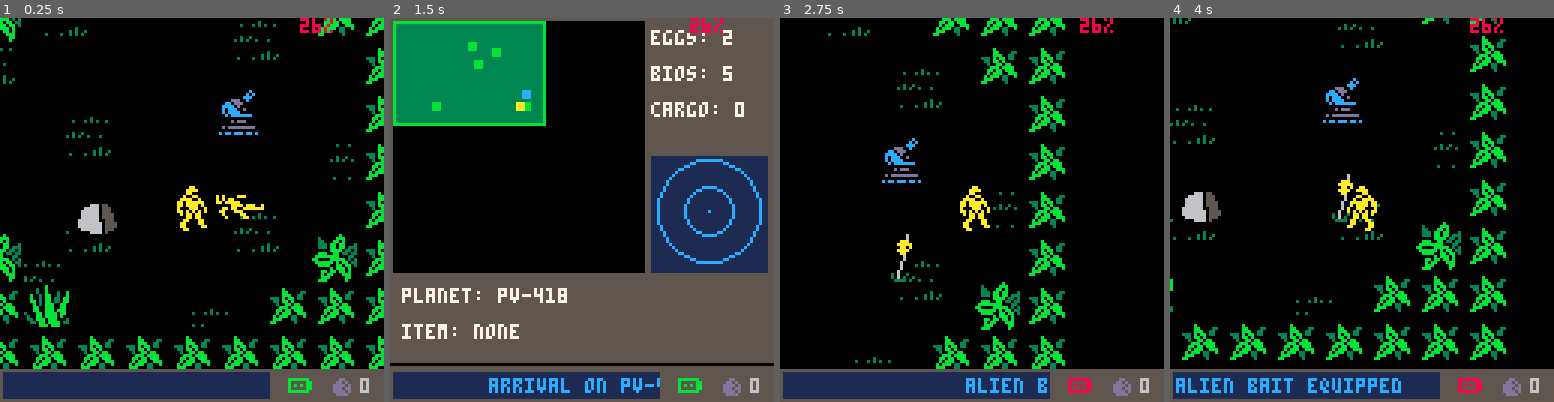
Above: before the commit, frames 1-4 (left to right).
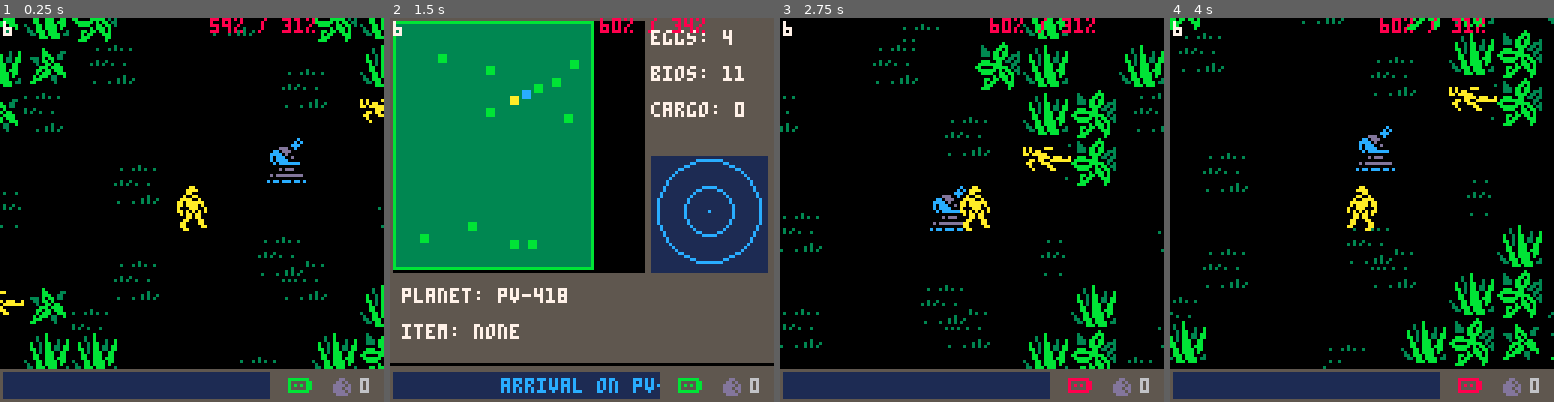
Above: after the commit, the same moments.

Repository: morningtoast/pico8-alien
Game: PICO-8 cartridge ripley.p8
The game is run twice, just before and just after one commit, with the same random seed, the same clock (stepped at 60 frames per second) and the same inputs.
Inputs:
- Up to frame 1 (0.25 s): no input
- Up to frame 2 (1.5 s): tap X (X key) at 0.33, 1.07 s; tap O (Z key) at 0.7 s
- Up to frame 3 (2.75 s): hold Right 1.6-2.1 s; tap O (Z key) at 1.7, 2.1, 2.5 s; tap X (X key) at 1.85 s; hold Up 2.15-2.42 s; hold Right from 2.47 s (still down)
- Up to frame 4 (4 s): tap O (Z key) at 2.9, 3.3, 3.7 s; tap X (X key) at 2.97 s; release Right at 3.03 s; hold Left 3.08-3.58 s; hold Down 3.63-3.97 s

The runs differ from the first frame. In frame 1, 14% of the frame differs, in the area x 0-100%, y 0-92%; in frame 2, 25%, in the area x 0-93%, y 0-98%; in frame 3, 12%; in frame 4, 16%.

Commit message:
Working well.

Diff:
--- a/ripley.p8
+++ b/ripley.p8
@@ -125,17 +125,20 @@
 
 
 		-- turn on minimap
-		if btnzp and minimap_battery<=0 then
-			generate_minimap()
-			map_mode=true
-		end
-
+		if btnzp then
+			if minimap_battery<=0 then
+				generate_minimap()
+				map_mode=true
+			else
+				add_ticker_text("wait for scanner to recharge",true)
+			end
+		end
 
 		-- use item
 		if btnxp then
 			-- beacon
 			if p_st==3 then
-				add_beacon(p_tx,p_ty)
+				add_bait(p_tx,p_ty)
 				p_st=1
 				p_spr=32
 
@@ -147,7 +150,7 @@
 
 				-- create player bullet object
 				local targets={}
-				local obj={x=p_cx,y=p_cy,c=10}
+				local obj={x=p_cx,y=p_y+5,c=10}
 				local heading=0
 
 				for a in all(actors) do
@@ -167,13 +170,12 @@
 
 				obj.dx,obj.dy = dir_calc(heading, 3)
 				obj.update=function(self)
-					for a in all(actors) do
-						if a.id==2 or a.id==1 then
+					for a in all(get_aliens()) do
 							if in_range(self.x,self.y, a.cx,a.cy, 10) then
 								chg_st(a,99)
 								del(bullets,self)
 							end
-						end
+
 					end
 				end
 
@@ -210,8 +212,9 @@
 
 		if px_inbounds(b.x,b.y) then
 			local t=get_px_tile(b.x,b.y)
+			local px,py,cx,cy=tile_to_px(t.tx,t.ty)
 			if t.occupant=="wall" then
-				if in_range(b.x,b.y, t.cx,t.cy, 12) then
+				if in_range(b.x,b.y, cx,cy, 12) then
 					del(bullets,b)
 				end
 			end
@@ -226,7 +229,7 @@
 
 function bullet_draw()
 	for b in all(bullets) do
-		circfill(b.x,b.y, 3, b.c)
+		circfill(b.x,b.y, 2, b.c)
 	end
 end
 
@@ -241,9 +244,9 @@
 -- npcs and ai
 
 
--- #beacon - attracts aliens for limited time
--- adds beacon actor to map
-function add_beacon(tx,ty)
+-- #bait - attracts aliens for limited time
+-- adds bait actor to map
+function add_bait(tx,ty)
 	x,y=tile_to_px(tx,ty)
 	local obj={
 		id=3,
@@ -276,7 +279,7 @@
 			self.t+=1
 		end,
 		draw=function(self)
-			spr(9, self.x+4,self.y, 1,2)
+			spr(11, self.x+4,self.y, 1,2)
 		end
 	}
 
@@ -319,7 +322,7 @@
 			if self.st!=99 then
 				if self.chase then pal(15,8) end -- switch to red hugger
 
-				spr(72,self.x,self.y,2,2,self.flip)
+				spr(160,self.x,self.y,2,2,self.flip)
 
 				--[[ pathing highlighting debug
 				if self.st>0 then
@@ -331,7 +334,7 @@
 				end
 				]]
 			else
-				spr(40,self.x,self.y,2,2)
+				spr(44,self.x,self.y,2,2)
 			end
 
 
@@ -374,10 +377,22 @@
 		beacon=false,
 		foo={},
 		update=function(self)
+			-- alien is always looking for player. this will skip the delay-find state of huggers
+			if self.st<10 then
+				if in_range(p_cx,p_cy, self.cx,self.cy, 40) then
+					if not self.chase then
+						chg_st(self,4)
+					end
+				else
+					self.chase=false
+				end
+			end
+
 			update_walker(self)
 
 			-- within a beacon, go there and sleep
 			if self.st==10 then
+				self.chase=false
 				local heading   = atan2(self.beacon.cx-self.x, self.beacon.cy-self.y)
 				self.dx,self.dy = dir_calc(heading, 1) -- wander speed
 				self.flip=sprite_flip(heading)
@@ -387,7 +402,7 @@
 			end
 
 			if self.st==11 then
-				if not in_range(self.beacon.cx,self.beacon.cy, self.cx,self.cy, 16) then
+				if not in_range(self.beacon.cx,self.beacon.cy, self.cx,self.cy, 10) then
 					if not move_is_blocked(self.x,self.y, self.dx,self.dy, self.hbox) then
 						self.x+=self.dx
 						self.y+=self.dy
@@ -405,8 +420,10 @@
 			if self.st!=99 then
 				if self.chase then pal(13,8) end -- switch to red when in chase
 
-				spr(1,self.x,self.y,2,2,self.flip)
-
+				spr(128,self.x,self.y,2,2,self.flip)
+
+
+				--rect(self.cx-40,self.cy-40, self.cx+40,self.cy+40, 8)
 
 				--[[ pathing highlighting debug
 				if self.st>0 then
@@ -419,7 +436,7 @@
 				]]
 			else
 				-- dead bones
-				spr(40,self.x,self.y,2,2)
+				spr(44,self.x,self.y,2,2)
 			end
 
 
@@ -438,7 +455,7 @@
 function add_sniper(tx,ty,flip)
 	local obj={
 		id=4,
-		dx=0,dy=0,
+		tx=tx,ty=ty,
 		flip=flip,
 		st=1,t=1,
 		update=function(self)
@@ -463,7 +480,7 @@
 						update=function(b)
 							if b.x>=p_cx-8 and b.x<=p_cx+8 then
 								del(bullets,b)
-								p_freeze=100
+								p_freeze=200
 							end
 						end
 					}
@@ -485,7 +502,7 @@
 			if self.st==2 then
 				if self.t>60 then
 					local t=set_tile_occupant(self.tx,self.ty, "wall")
-					t.spr=rnd_table({3,34,68})
+					t.spr=rnd_table({1,3,5})
 					del(actors,self)
 				end
 			end
@@ -498,8 +515,8 @@
 
 
 	obj.x,obj.y=tile_to_px(tx,ty)
-	obj.cx=obj.x+8
-	obj.cy=obj.y+8
+	--obj.cx=obj.x+8
+	--obj.cy=obj.y+8
 
 	add(actors, obj)
 end
@@ -535,16 +552,7 @@
 
 
 
-	-- alien is always looking for player. this will skip the delay-find state of huggers
-	if id==2 then
-		if in_range(p_cx,p_cy, self.cx,self.cy, detect_range) then
-			if not self.chase then
-				chg_st(self,4)
-			end
-		else
-			self.chase=false
-		end
-	end
+
 
 
 	-- caught the player; end state and game over
@@ -740,6 +748,17 @@
 	return false
 end
 
+-- Returns true if needle tile is within distance of haystack tile
+-- #in_range(int_needlex,int_needley, int_haystackx,int_haystacky, int_distance)
+function in_tile_range(ntx,nty, htx,hty, rng)
+	local npx,npy,ncx,ncy=tile_to_px(ntx,nty)
+	local hpx,hpy,hcx,hcy=tile_to_px(htx,hty)
+
+	return in_range(npx,npy, hpx,hpy, rng)
+end
+
+
+
 function in_hitbox(x,y, ox,oy,ow,oh)
 	if x>=ox and x<=ox+ow and y>=oy and y<=oy+oh then
 		return true
@@ -801,11 +820,13 @@
 end
 
 -- returns pixelx/pixely pair based on provided tile coordinates
--- tile_to_px(int_tilex,int_tiley)
+-- #tile_to_px(int_tilex,int_tiley)
 function tile_to_px(tx,ty)
 	local px=(tx*16)-16
 	local py=(ty*16)-16
-	return px,py
+	local cx=px+8
+	local cy=py+8
+	return px,py,cx,cy
 end
 
 
@@ -952,9 +973,6 @@
 
 	-- add start screen, replace a random screen
 	create_screen(rand(map_w)+1,rand(map_h)+1, read_spritelayout(0,0))
-	printh(p_x)
-	printh(rand(map_w)+1)
-	printh(rand(map_h)+1)
 
 	-- make a node list for pathfinding
 	-- this needs to come after map population unless you populate within initial creation above
@@ -976,6 +994,21 @@
 			end
 		end
 	end
+
+
+	-- add random aliens
+	local aliens_added=0
+	while aliens_added<current_level.aliens do
+		local t=get_random_tile("empty")
+
+		if not in_tile_range(t.tx,t.ty, p_cx,p_cy, 8) then
+			printh("add alien at "..t.tx..","..t.ty)
+			add_alien(t.tx,t.ty)
+			aliens_added+=1
+		end
+	end
+
+	--add_alien(p_tx-2,p_ty+2)
 
 
 	-- add snipers to level
@@ -1015,7 +1048,7 @@
 		-- turn left over sniper slots into bushes
 		for t in all(snipers) do
 			level_grid[t.tx][t.ty].occupant="wall"
-			level_grid[t.tx][t.ty].spr=rnd_table({3,34,68})
+			level_grid[t.tx][t.ty].spr=rnd_table({1,3,5})
 		end
 	end
 end
@@ -1033,21 +1066,21 @@
 			--bush/wall
 			if pxc==11 or pxc==3 then
 				tile.occupant="wall"
-				tile.spr=rnd_table({3,34,68})
+				tile.spr=rnd_table({1,3,5})
 				tile.w=false
 			end
 
 			-- rock wall
 			if pxc==6 then
 				tile.occupant="wall"
-				tile.spr=rnd_table({38,70})
+				tile.spr=rnd_table({76,78})
 				tile.w=false
 			end
 
 			-- sniper/bush
 			if pxc==3 and current_level.snipers>0 then
 				tile.occupant="sniper"
-				tile.spr=rnd_table({3,34,68})
+				tile.spr=rnd_table({1,3,5})
 				tile.w=false
 			end
 
@@ -1064,6 +1097,7 @@
 			-- player start; doesn't change tile attrs
 			if pxc==8 then
 				p_x,p_y=tile_to_px(tilex,tiley)
+				p_tx,p_ty=tilex,tiley
 			end
 
 
@@ -1080,7 +1114,7 @@
 function read_spritelayout(sprx,spry)
 	-- offset within spritesheet. layout sprites start at tile 0,64
 	local ox=sprx*8
-	local oy=64+(spry*8)
+	local oy=112+(spry*8)
 	local set={}
 
 	for sx=0,7 do
@@ -1114,10 +1148,10 @@
 minimap_txt_scroll=100
 
 function minimap_dot(x,y,c)
-	x1=((x-1)*2)
-	y1=((y-1)*2)
-	x2=((x-1)*2)+2
-	y2=((y-1)*2)+2
+	x1=((x-1)*2)+minimap_x
+	y1=((y-1)*2)+minimap_y
+	x2=((x-1)*2)+2+minimap_x
+	y2=((y-1)*2)+2+minimap_y
 
 	rectfill(x1,y1, x2,y2, c)
 end
@@ -1129,6 +1163,8 @@
 	minimap_txt_bio=0
 	minimap_txt_eggs=0
 	minimap_radar=0
+	minimap_x=0
+	minimap_y=0
 
 	for x=1,map_tilew do
 		for y=1,map_tileh do
@@ -1155,23 +1191,25 @@
 
 
 function minimap_update()
-	minimap_radar+=1
-
-	if minimap_radar>35 then
+	if map_w>5 or map_h>5 then
+		if btnl	then minimap_x-=1 end
+		if btnr	then minimap_x+=1 end
+		if btnu	then minimap_y-=1 end
+		if btnd	then minimap_y+=1 end
+	end
+
+	minimap_radar+=.65
+
+	if minimap_radar==35 then
 		radar_dots={}
-		local list=get_aliens()
-
-		for a in all(list) do
-
-			--printh("alien "..a.cx..","..a.cy)
-			--printh("player "..p_cx..","..p_cy)
-
-			if in_range(a.cx,a.cy, p_cx,p_cy, 64) then
-				local rx,ry=get_line(106,64,5, atan2(a.cx-p_cx, a.cy-p_cy))
+
+		for a in all(get_aliens()) do
+			if in_range(a.cx,a.cy, p_cx,p_cy, 60) then
+				local rx,ry=get_line(106,64,7, atan2(a.cx-p_cx, a.cy-p_cy))
 				add(radar_dots,{x=rx,y=ry})
 			else
 				if in_range(a.cx, a.cy, p_cx,p_cy, 128) then
-					local rx,ry=get_line(106,64,13, atan2(a.cx-p_cx, a.cy-p_cy))
+					local rx,ry=get_line(106,64,15, atan2(a.cx-p_cx, a.cy-p_cy))
 					add(radar_dots,{x=rx,y=ry})
 				end
 			end
@@ -1209,8 +1247,8 @@
 
 	--level minimap; 116 is lower limit
 	rectfill(1,1, 84,84, 0) --full bg, blue
-	rectfill(2,2, (map_tilew*2)+2,(map_tileh*2)+2, 3) --level bg, black
-	rect(1,1, (map_tilew*2)+3,(map_tileh*2)+3, 11) --border
+	rectfill(2+minimap_x,2+minimap_y, (map_tilew*2)+2+minimap_x,(map_tileh*2)+2+minimap_y, 3) --level bg, black
+	rect(1+minimap_x,1+minimap_y, (map_tilew*2)+3+minimap_x,(map_tileh*2)+3+minimap_y, 11) --border
 
 	-- draw dots
 	for mm in all(minimap) do
@@ -1281,11 +1319,11 @@
 
 	-- battery
 	if minimap_battery>0 then pal(11,8) end
-	spr(23, 96,120)
+	spr(25, 96,120)
 	pal()
 
 	 --egg count
-	spr(16, 110,119)
+	spr(26, 110,119)
 	print(eggs_collected,120,120, 6)
 end
 
@@ -1293,7 +1331,8 @@
 -- #levels - define levels
 
 levels={}
-levels[1]={name="pv-418",w=3,h=2,bodies=3,eggs=2,eggtimer=1700,snipers=0,colors=false}
+--levels[1]={name="pv-418",w=3,h=8,bodies=5,eggs=4,eggtimer=1700,snipers=0,colors=false}
+levels[1]={name="pv-418",w=4,h=5,bodies=5,eggs=4,eggtimer=1200,aliens=2,snipers=3}
 
 
 
@@ -1337,7 +1382,9 @@
 	-- #eggtimer
 	egg_timer-=1
 	if egg_timer<=0 then
+		printh("egg hatch")
 		local t=get_random_tile("egg")
+
 		if t then
 			add_ticker_text("new life form detected;avoid close proximity",true)
 
@@ -1350,8 +1397,10 @@
 
 			add_hugger(t.tx,t.ty)
 			set_tile_occupant(t.tx,t.ty,"empty")
-			egg_timer=current_level.eggtimer
-		end
+
+		end
+
+		egg_timer=current_level.eggtimer
 	end
 
 
@@ -1373,6 +1422,8 @@
 	ticker_update()
 	p_update()
 
+
+	debug=#actors
 end
 
 
@@ -1380,10 +1431,8 @@
 	camera(p_cx-64, p_cy-64)
 
 	if current_level.colors then
-		local swap_bright=current_level.colors[1]
-		local swap_dark=current_level.colors[2]
-
-
+		swap_bright=current_level.colors[1]
+		swap_dark=current_level.colors[2]
 	end
 
 
@@ -1404,16 +1453,17 @@
 			local px,py=tile_to_px(x,y)
 
 
+
 			if plot.occupant=="body" then
-				spr(7,px,py+3,2,1)
+				spr(9,px,py+3,2,1)
 			end
 
 			if plot.occupant=="transport" then
-				spr(10,px,py,2,2)
+				spr(12,px,py,2,2)
 			end
 
 			if plot.occupant=="egg" then
-				spr(36,px,py,2,2)
+				spr(14,px,py,2,2)
 			end
 
 
@@ -1428,7 +1478,7 @@
 			end
 
 			if plot.occupant=="sniper" then
-				spr(66, px, py, 2,2)
+				spr(42, px, py, 2,2, plot.flip)
 			end
 
 		end
@@ -1452,7 +1502,7 @@
 	for a in all(actors) do
 		a.draw(a)
 	end
-	--pal()
+
 
 
 	-- player
@@ -1571,7 +1621,13 @@
 
 	-- memory debug
 	camera(0,0)
-	print(flr((stat(0)/1024)*100).."%",100,0,8)
+	local dbmem=flr((stat(0)/1024)*100).."% / "..flr(((flr(stat(1)*100))/200)*100).."%"
+
+
+	print(dbmem,70,0,8)
+
+
+	if debug then print(debug,1,1,7) end
 end
 
 
@@ -1587,7 +1643,7 @@
 
 function chg_st(o,ns)
 	o.t=0 o.st=ns
-	printh("change state: "..ns)
+	--printh("change state: "..ns)
 end
 
 function rand(x) return flr(rnd(x)) end
@@ -1923,23 +1979,23 @@
 0000000202000000000000000000000001000002020000000000000000000000000002020000020200000000000000000000020200000202000000000000000000000000020200000000000000000000000000000202000000000000000000000000000000000000000000000000000000000000000000000000000000000000
 0000000000000000000000000000000000000000000000000000000000000000000000000000000000000000000000000000000000000000000000000000000000000000000000000000000000000000000000000000000000000000000000000000000000000000000000000000000000000000000000000000000000000000
 __map__
-0000000000000000050600000000000000000000000000000000000000000000000000000000000000000000000000000000000000000000000000000000000000000000000000000000000000000000000000000000000000000000000000000000000000000000000000000000000000000000000000000000000000000000
-0000000000000000151600000000000000000000000000000000000000000000000000000000000000000000000000000000000000000000000000000000000000000000000000000000000000000000000000000000000000000000000000000000000000000000000000000000000000000000000000000000000000000000
-0000000506000000000000000000000000000000000000000000000000000000000000000000000000000000000000000000000000000000000000000000000000000000000000000000000000000000000000000000000000000000000000000000000000000000000000000000000000000000000000000000000000000000
-0000001516000000000000050600000000000000000000000000000000000000000000000000000000000000000000000000000000000000000000000000000000000000000000000000000000000000000000000000000000000000000000000000000000000000000000000000000000000000000000000000000000000000
-0506000000000000000000151600000000000000000000000000000000000000000000000000000000000000000000000000000000000000000000000000000000000000000000000000000000000000000000000000000000000000000000000000000000000000000000000000000000000000000000000000000000000000
-1516000000000000000000000000000000000000000000000000000000000000000000000000000000000000000000000000000000000000000000000000000000000000000000000000000000000000000000000000000000000000000000000000000000000000000000000000000000000000000000000000000000000000
+0000000000000000070800000000000000000000000000000000000000000000000000000000000000000000000000000000000000000000000000000000000000000000000000000000000000000000000000000000000000000000000000000000000000000000000000000000000000000000000000000000000000000000
+0000000000000000171800000000000000000000000000000000000000000000000000000000000000000000000000000000000000000000000000000000000000000000000000000000000000000000000000000000000000000000000000000000000000000000000000000000000000000000000000000000000000000000
+0000000708000000000000000000000000000000000000000000000000000000000000000000000000000000000000000000000000000000000000000000000000000000000000000000000000000000000000000000000000000000000000000000000000000000000000000000000000000000000000000000000000000000
+0000001718000000000000070800000000000000000000000000000000000000000000000000000000000000000000000000000000000000000000000000000000000000000000000000000000000000000000000000000000000000000000000000000000000000000000000000000000000000000000000000000000000000
+0708000000000000000000171800000000000000000000000000000000000000000000000000000000000000000000000000000000000000000000000000000000000000000000000000000000000000000000000000000000000000000000000000000000000000000000000000000000000000000000000000000000000000
+1718000000000000000000000000000000000000000000000000000000000000000000000000000000000000000000000000000000000000000000000000000000000000000000000000000000000000000000000000000000000000000000000000000000000000000000000000000000000000000000000000000000000000
 0000000000000000000000000000000000000000000000000000000000000000000000000000000000000000000000000000000000000000000000000000000000000000000000000000000000000000000000000000000000000000000000000000000000000000000000000000000000000000000000000000000000000000
-0000000005060000000000000000000000000000000000000000000000000000000000000000000000000000000000000000000000000000000000000000000000000000000000000000000000000000000000000000000000000000000000000000000000000000000000000000000000000000000000000000000000000000
-0000000015160000000000000000000506000000000000000000000000000000000000000000000000000000000000000000000000000000000000000000000000000000000000000000000000000000000000000000000000000000000000000000000000000000000000000000000000000000000000000000000000000000
-0000000000000000000000000000001516000000000000000000000000000000000000000000000000000000000000000000000000000000000000000000000000000000000000000000000000000000000000000000000000000000000000000000000000000000000000000000000000000000000000000000000000000000
-0000000000000000000000000000000000000000000000000000000000000000000000000000000000000000000000000000000000000000000000000000000000000000000000000000000000000000000000000000000000000000000000000000000000000000000000000000000000000000000000000000000000000000
-0000000005060000000000050600000000000000000000000000000000000000000000000000000000000000000000000000000000000000000000000000000000000000000000000000000000000000000000000000000000000000000000000000000000000000000000000000000000000000000000000000000000000000
-0000000015160000000000151600000000000000000000000000000000000000000000000000000000000000000000000000000000000000000000000000000000000000000000000000000000000000000000000000000000000000000000000000000000000000000000000000000000000000000000000000000000000000
-0000050600000000000000000000000000000000000000000000000000000000000000000000000000000000000000000000000000000000000000000000000000000000000000000000000000000000000000000000000000000000000000000000000000000000000000000000000000000000000000000000000000000000
-0000151600000000000000000000000000000000000000000000000000000000000000000000000000000000000000000000000000000000000000000000000000000000000000000000000000000000000000000000000000000000000000000000000000000000000000000000000000000000000000000000000000000000
-0000000000000000000506000000000000000000000000000000000000000000000000000000000000000000000000000000000000000000000000000000000000000000000000000000000000000000000000000000000000000000000000000000000000000000000000000000000000000000000000000000000000000000
-0000000000000000001516000000000000000000000000000000000000000000000000000000000000000000000000000000000000000000000000000000000000000000000000000000000000000000000000000000000000000000000000000000000000000000000000000000000000000000000000000000000000000000
+0000000007080000000000000000000000000000000000000000000000000000000000000000000000000000000000000000000000000000000000000000000000000000000000000000000000000000000000000000000000000000000000000000000000000000000000000000000000000000000000000000000000000000
+0000000017180000000000000000000708000000000000000000000000000000000000000000000000000000000000000000000000000000000000000000000000000000000000000000000000000000000000000000000000000000000000000000000000000000000000000000000000000000000000000000000000000000
+0000000000000000000000000000001718000000000000000000000000000000000000000000000000000000000000000000000000000000000000000000000000000000000000000000000000000000000000000000000000000000000000000000000000000000000000000000000000000000000000000000000000000000
+0000000000000000000007080000000000000000000000000000000000000000000000000000000000000000000000000000000000000000000000000000000000000000000000000000000000000000000000000000000000000000000000000000000000000000000000000000000000000000000000000000000000000000
+0000000007080000000017180800000000000000000000000000000000000000000000000000000000000000000000000000000000000000000000000000000000000000000000000000000000000000000000000000000000000000000000000000000000000000000000000000000000000000000000000000000000000000
+0000000017180000000000171800000000000000000000000000000000000000000000000000000000000000000000000000000000000000000000000000000000000000000000000000000000000000000000000000000000000000000000000000000000000000000000000000000000000000000000000000000000000000
+0000070800000000000000000000000000000000000000000000000000000000000000000000000000000000000000000000000000000000000000000000000000000000000000000000000000000000000000000000000000000000000000000000000000000000000000000000000000000000000000000000000000000000
+0000171800000000000000000000000000000000000000000000000000000000000000000000000000000000000000000000000000000000000000000000000000000000000000000000000000000000000000000000000000000000000000000000000000000000000000000000000000000000000000000000000000000000
+0000000000000000000708000000000000000000000000000000000000000000000000000000000000000000000000000000000000000000000000000000000000000000000000000000000000000000000000000000000000000000000000000000000000000000000000000000000000000000000000000000000000000000
+0000000000000000001718000000000000000000000000000000000000000000000000000000000000000000000000000000000000000000000000000000000000000000000000000000000000000000000000000000000000000000000000000000000000000000000000000000000000000000000000000000000000000000
 0000000000000000000000000000000000000000000000000000000000000000000000000000000000000000000000000000000000000000000000000000000000000000000000000000000000000000000000000000000000000000000000000000000000000000000000000000000000000000000000000000000000000000
 0000000000000000000000000000000000000000000000000000000000000000000000000000000000000000000000000000000000000000000000000000000000000000000000000000000000000000000000000000000000000000000000000000000000000000000000000000000000000000000000000000000000000000
 0000000000000000000000000000000000000000000000000000000000000000000000000000000000000000000000000000000000000000000000000000000000000000000000000000000000000000000000000000000000000000000000000000000000000000000000000000000000000000000000000000000000000000
Not shown, changed: 96 lines of the sprite sheet (__gfx__) section of ripley.p8
Not shown, removed: burke.png
Not shown, added: preorg.png
Not shown, changed: sheet.png
